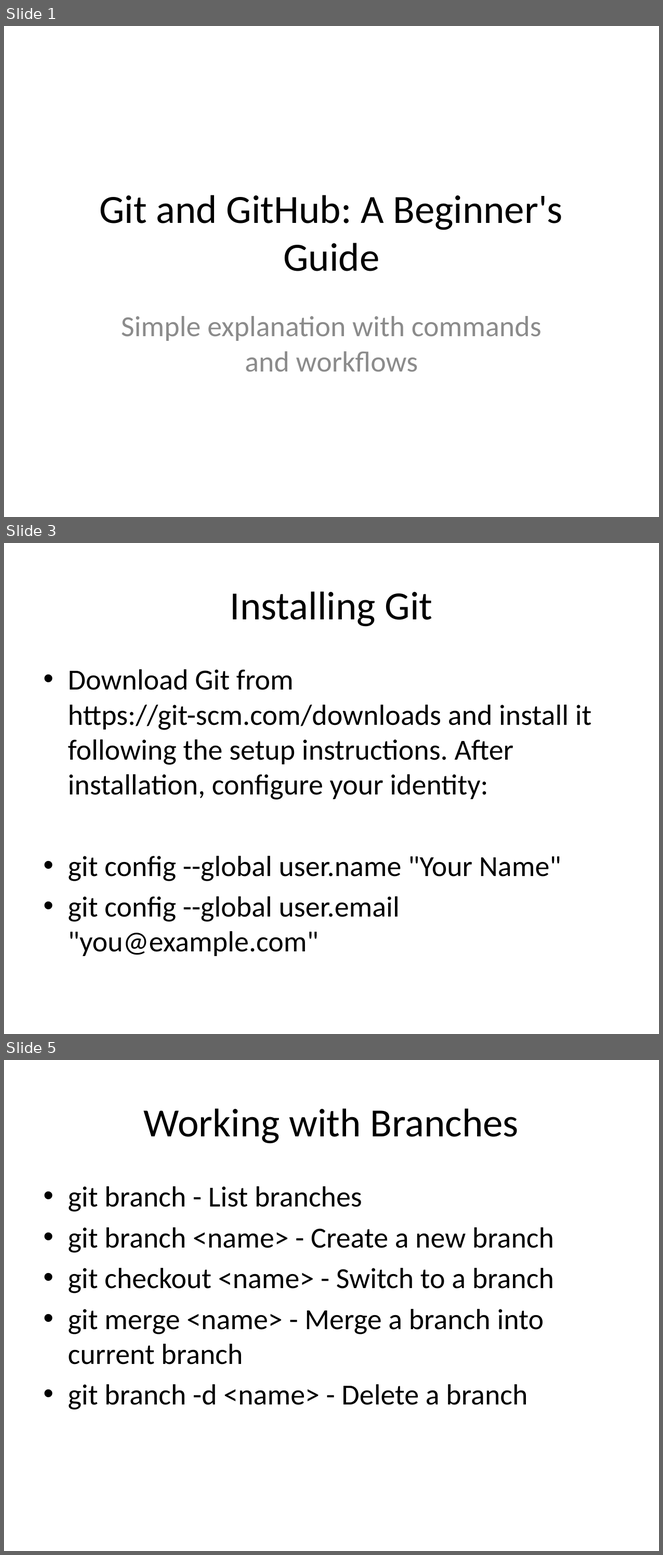
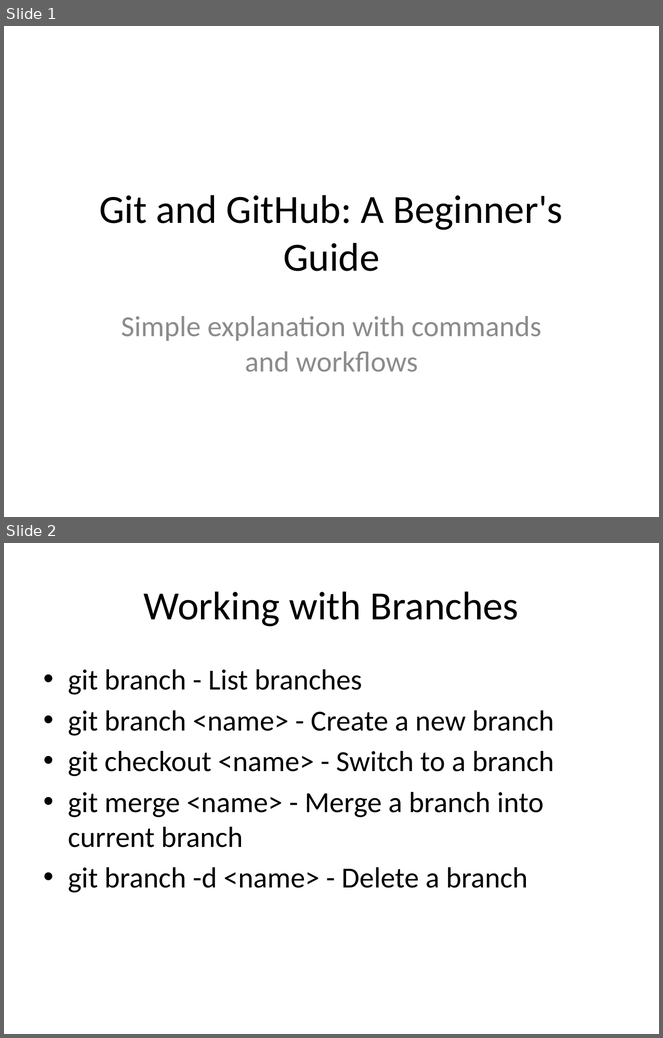
Before and after one commit to QualityThough-cypress-team/Ecommerce_automtion, a slide deck: cypress/e2e/Git_GitHub_Beginners_Guide.pptx. Shown one above the other, each under a label of ours: slides 1, 3 and 5 before the commit, slides 1 and 2 after it; the slides between them are not shown. The pictures are 663x1555 and 663x1038 pixels, drawn with LibreOffice and Linux fonts; fonts in the diff are those of the drawing. Boxes give left, top, right and bottom in pixels: in the first picture for what was removed or moved away, otherwise in the second. Text is boxed around its words. In the diff, an @@ line names an element or a change of style, - is before the commit and + after.

```diff
--- a/cypress/e2e/Git_GitHub_Beginners_Guide.pptx
+++ b/cypress/e2e/Git_GitHub_Beginners_Guide.pptx
@@ slide 3 removed at [4, 543, 659, 1034], background #FFFFFF @@
@@ title removed at [230, 591, 432, 627] @@
-Installing Git
@@ text removed at [68, 669, 592, 956] @@
-• Download Git from https://git-scm.com/downloads and install it following the setup instructions. After installation, configure your identity:
-• git config --global user.name "Your Name"
-• git config --global user.email "you@example.com"
@@ what was slide 5 is now slide 2 @@
```
Also in this commit, not shown: 1 slide changed, 2 other slides removed.
